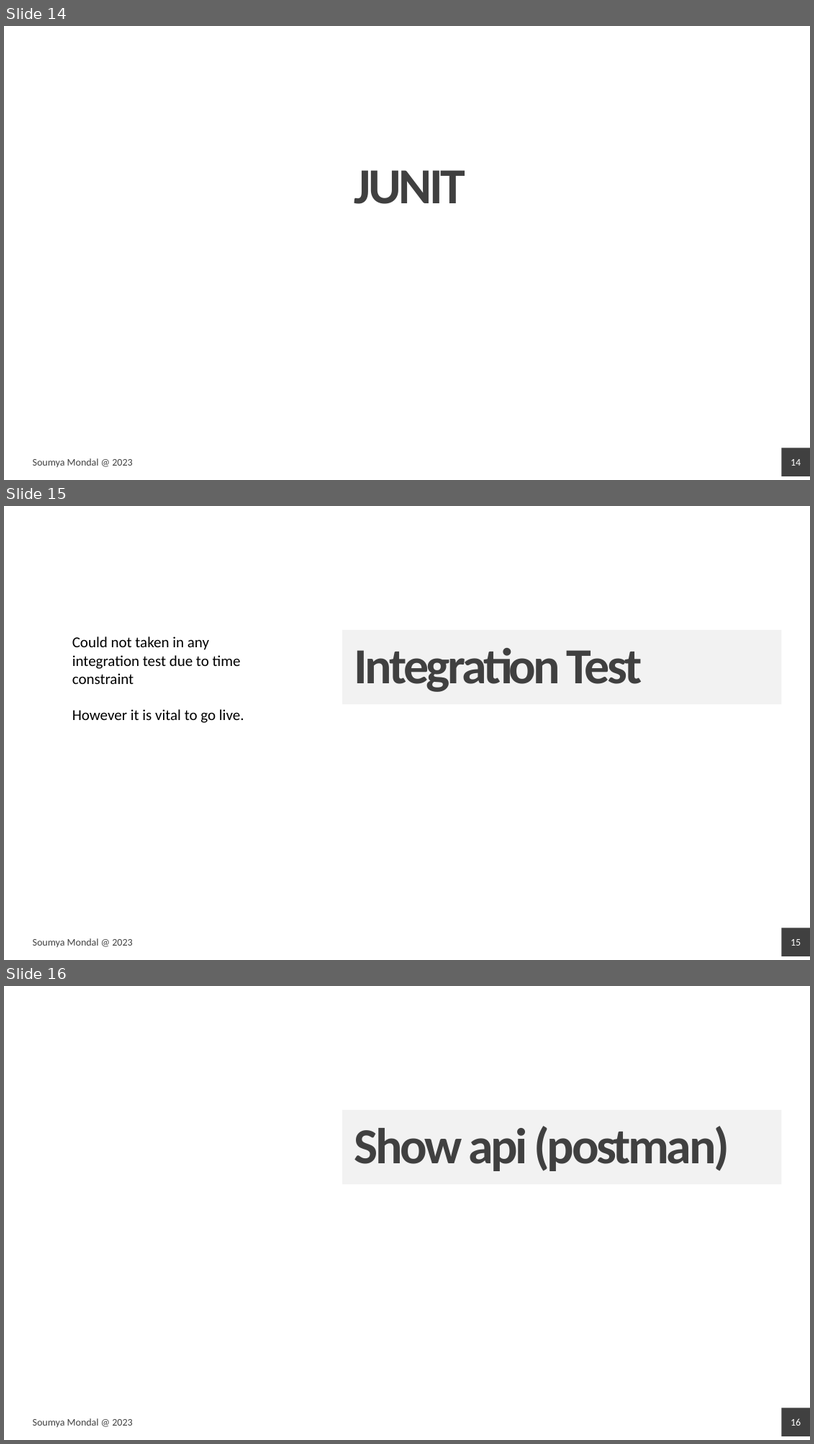
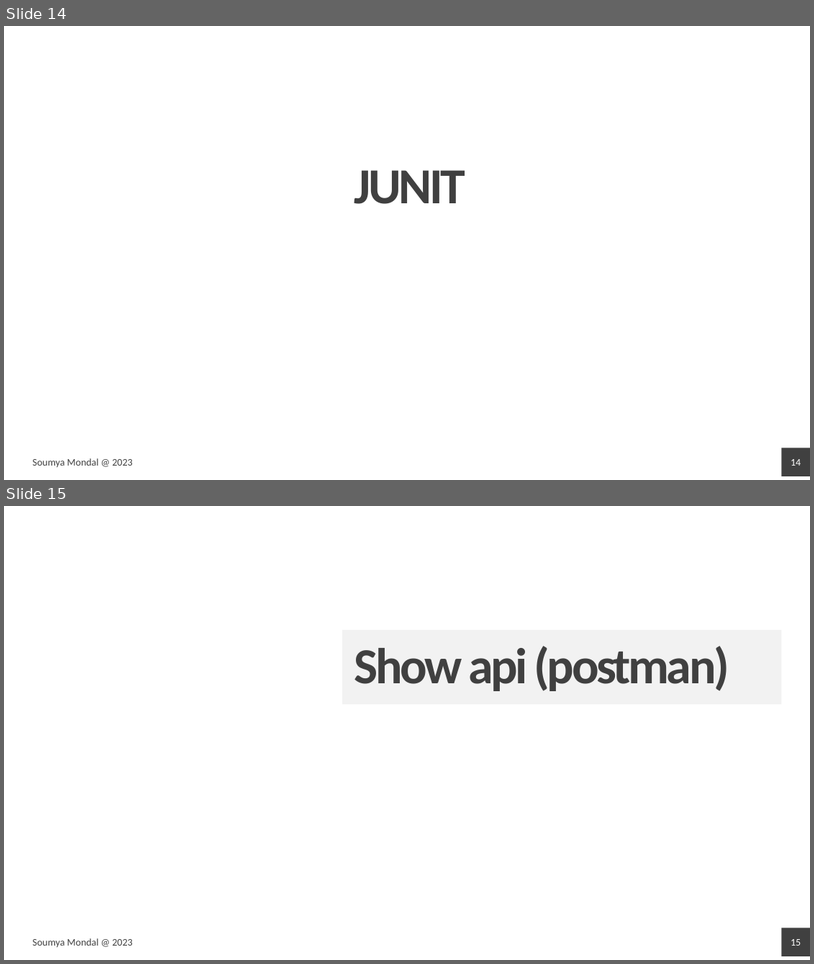
Before and after one commit to smondal8/crowdfund-innovative-world, a slide deck: docs/craftsDemo.pptx. Shown one above the other, each under a label of ours: slides 14, 15 and 16 before the commit, slides 14 and 15 after it. The pictures are 814x1444 and 814x964 pixels, drawn with LibreOffice and Linux fonts; fonts in the diff are those of the drawing. Boxes give left, top, right and bottom in pixels: in the first picture for what was removed or moved away, otherwise in the second. Text is boxed around its words. In the diff, an @@ line names an element or a change of style, - is before the commit and + after.

```diff
--- a/docs/craftsDemo.pptx
+++ b/docs/craftsDemo.pptx
@@ slide 15 removed at (4,506,810,960), background #FFFFFF @@
@@ title removed at (343,629,782,704) @@
-Integration Test
@@ text removed at (72,636,244,723) @@
-Could not taken in any integration test due to time constraint
-However it is vital to go live.
@@ page number removed at (782,928,810,956) @@
-15
@@ text removed at (33,938,132,947) @@
-Soumya Mondal @ 2023
@@ what was slide 16 is now slide 15 @@
@@ page number at (791,939,801,945): text changed @@
-16
+15
```
Also in this commit, not shown: 1 slide changed.
